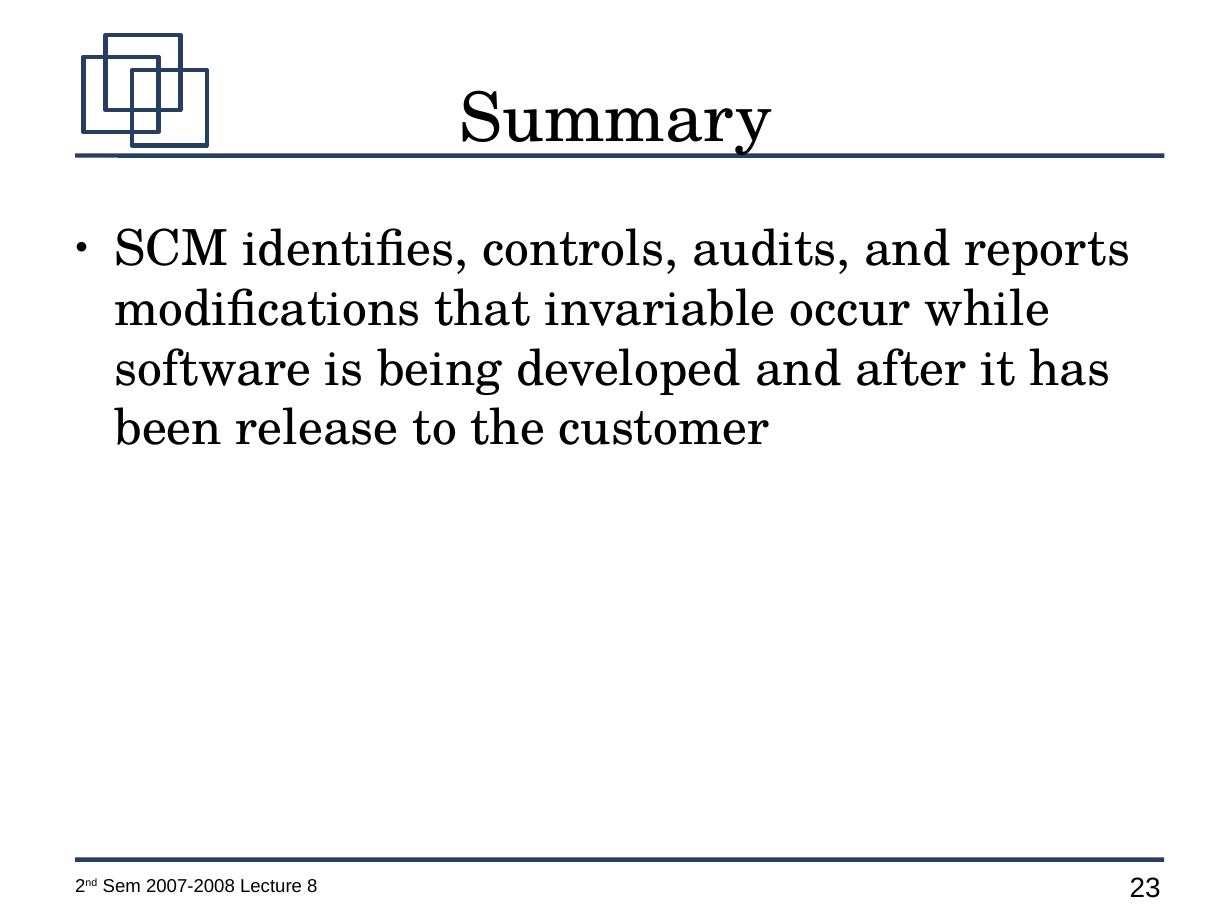
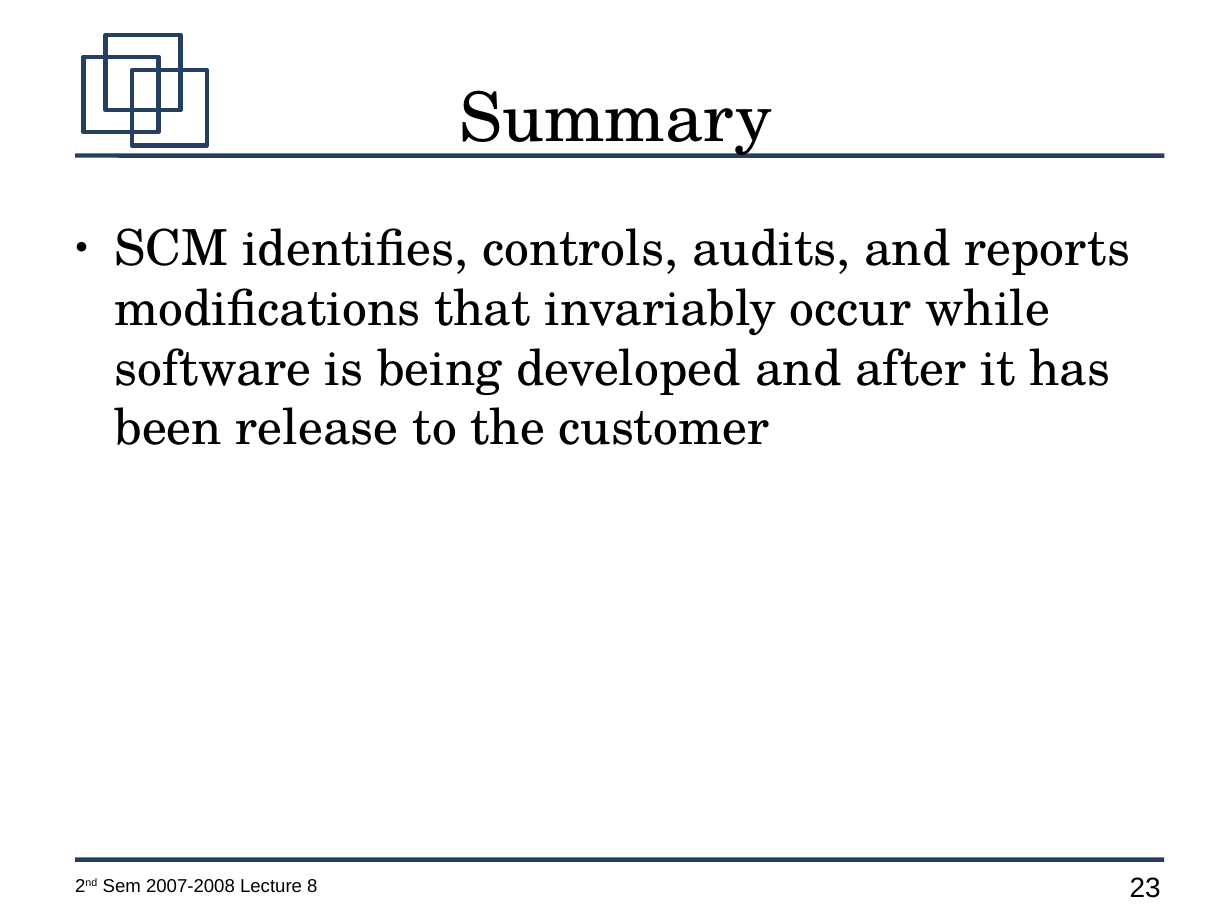
Before and after one commit to jachermocilla/jach-homepage, a slide deck: slide 23 of CMSC128-2nd-Sem-2007-L8.odp. Drawn at 1232x924 pixels with LibreOffice and Linux fonts; fonts in the diff are those of the drawing. Boxes give left, top, right and bottom in pixels: in the first picture for what was removed or moved away, otherwise in the second. Text is boxed around its words. In the diff, an @@ line names an element or a change of style, - is before the commit and + after.

```diff
--- a/CMSC128-2nd-Sem-2007-L8.odp
+++ b/CMSC128-2nd-Sem-2007-L8.odp
@@ text at [114,228,1130,445]: text changed @@
-● SCM identifies, controls, audits, and reports modifications that invariable occur while software is being developed and after it has been release to the customer
+● SCM identifies, controls, audits, and reports modifications that invariably occur while software is being developed and after it has been release to the customer
```
Also in this commit, not shown: 1 other slide changed, 1 other file.
